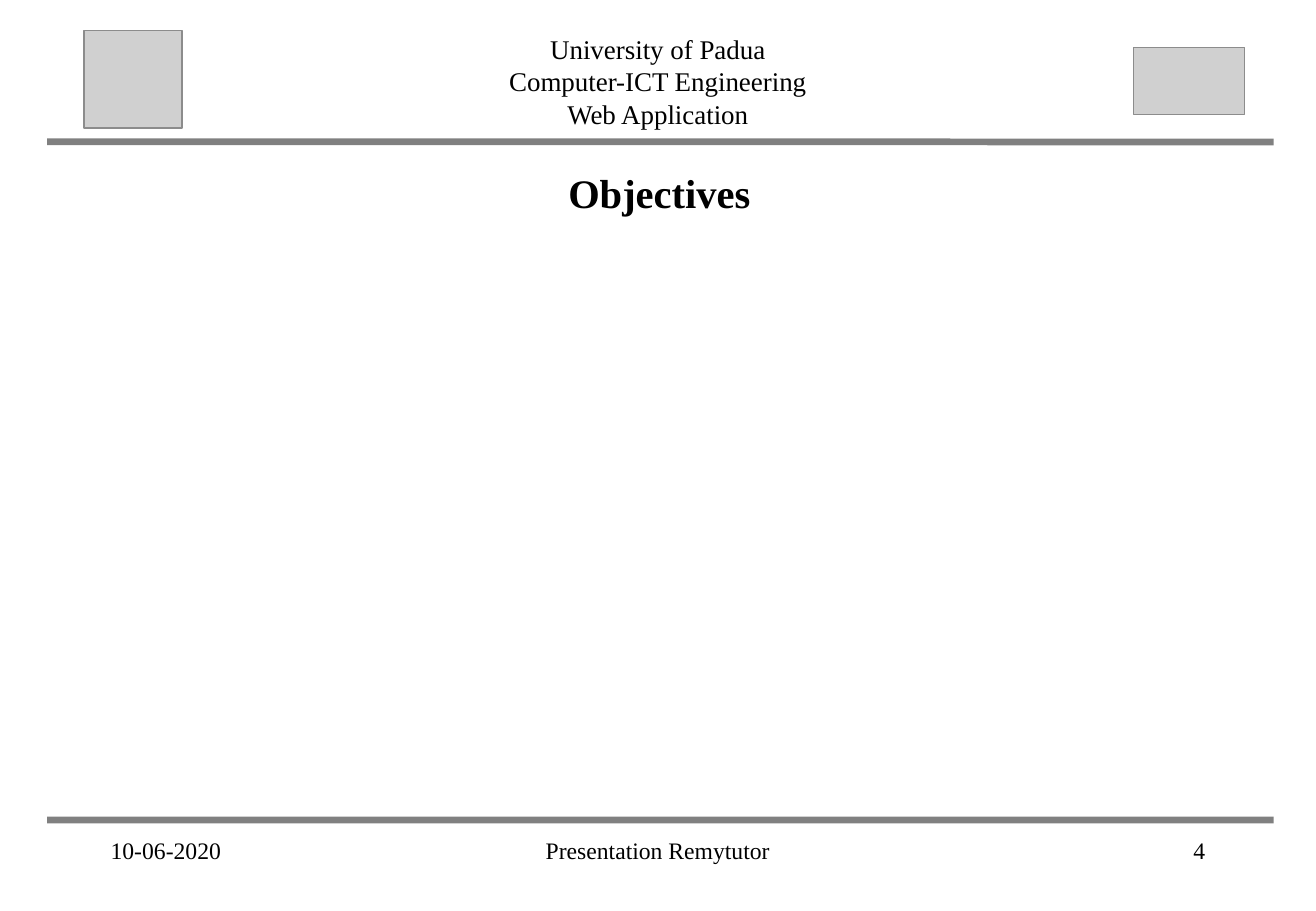
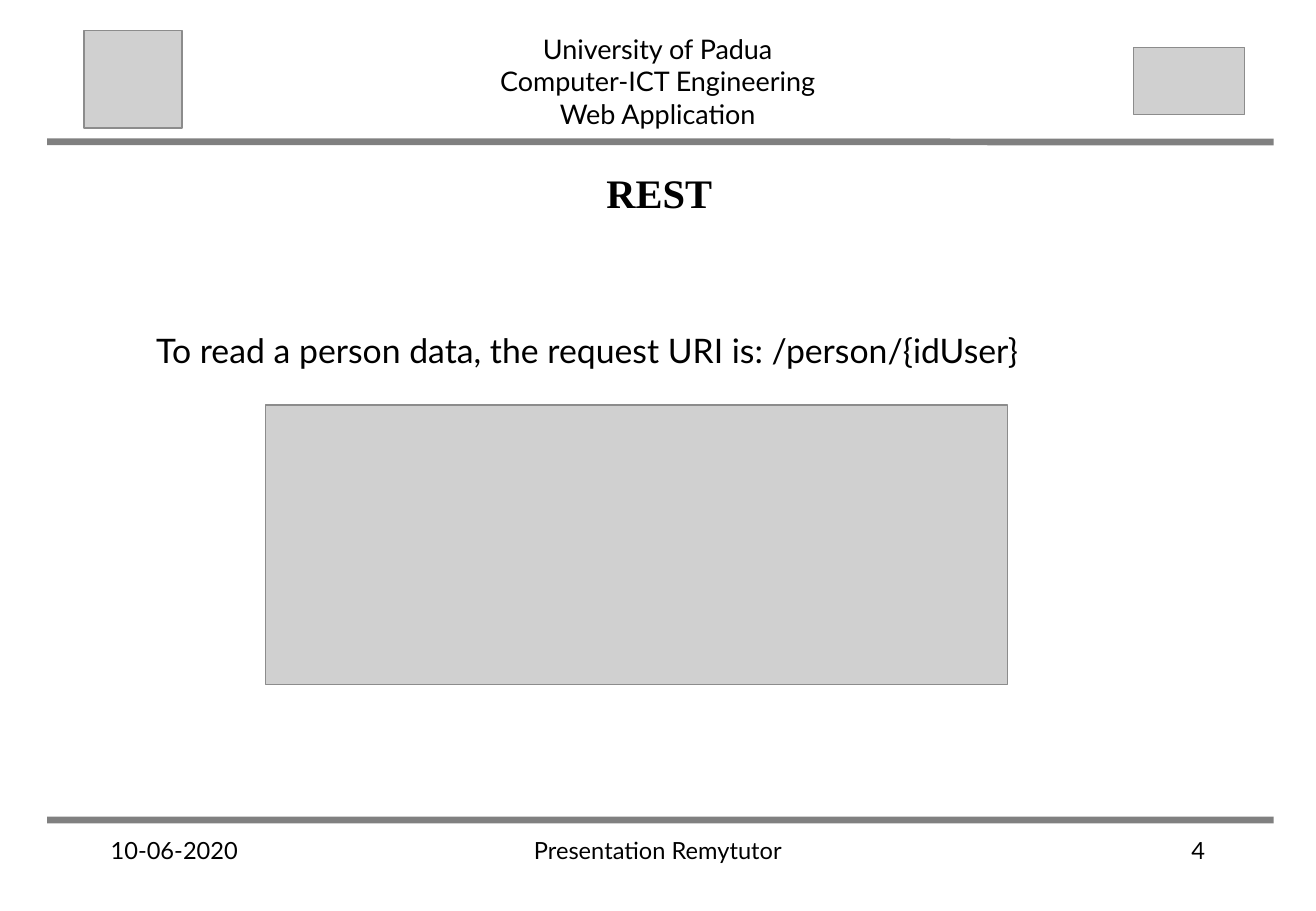
Before and after one commit to abahmadb/Web-Applications, a slide deck: slide 4 of HW2-RemuTutor-2019-2020 - Jin.ppt. Drawn at 1316x911 pixels with LibreOffice and Linux fonts; fonts in the diff are those of the drawing; grey boxes stand for pictures. Boxes give left, top, right and bottom in pixels: in the first picture for what was removed or moved away, otherwise in the second. Text is boxed around its words. In the diff, an @@ line names an element or a change of style, - is before the commit and + after.

```diff
--- a/HW2-RemuTutor-2019-2020 - Jin.ppt
+++ b/HW2-RemuTutor-2019-2020 - Jin.ppt
@@ font Times New Roman to Lato in 4 elements at <box>1191,842,1205,859</box>, <box>534,841,782,863</box>, <box>111,842,238,860</box>, <box>500,39,815,128</box> @@
@@ text "University of Padua": place and size @@
-text "University of Padua" at <box>509,40,806,129</box>
+text "University of Padua" at <box>500,39,815,128</box>
@@ text removed at <box>568,180,750,217</box> @@
-Objectives
@@ text added at <box>606,181,712,209</box>, 24 pt, text #000000, bold @@
+REST
@@ text added at <box>156,337,1018,369</box>, 20 pt, text #000000 @@
+❑ To read a person data, the request URI is: /person/{idUser}
@@ picture added at <box>266,405,1006,685</box> @@
```
Also in this commit, not shown: 5 other slides changed, 6 slides removed, 29 other files.
